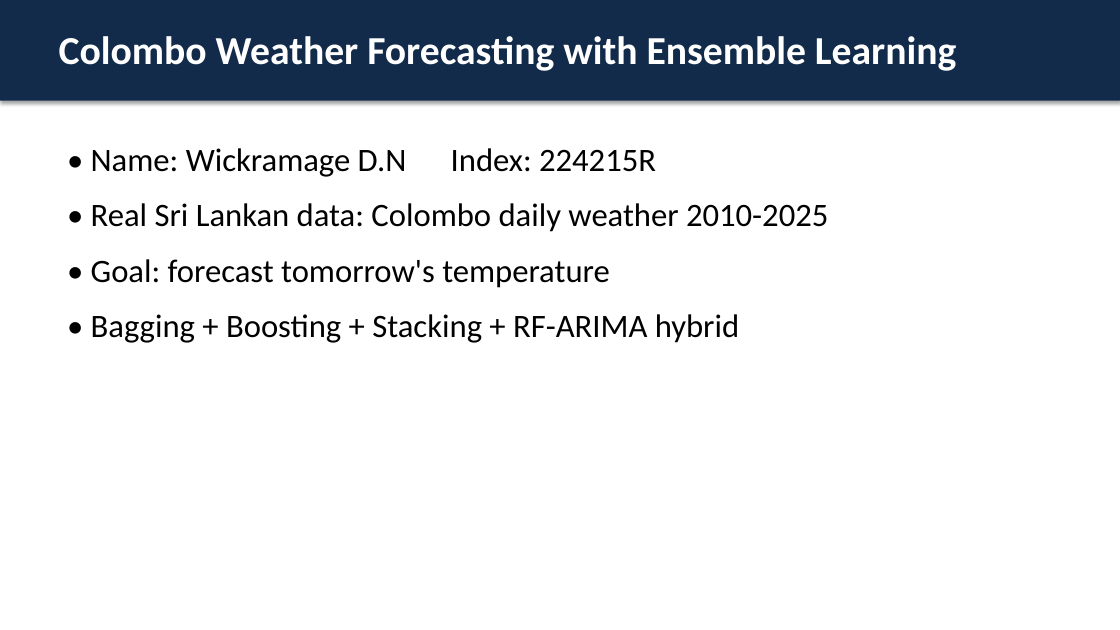
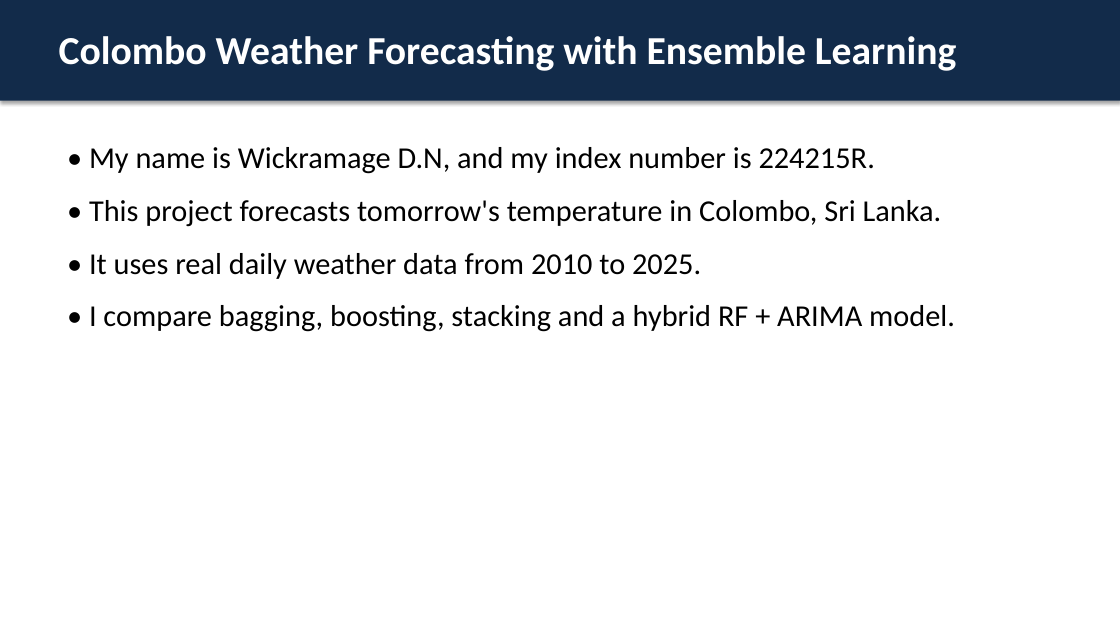
Before and after one commit to Dimashi2002/ensemble-learning-dashboard-lk, a slide deck: slide 1 of slides/Presentation.pptx. Drawn at 1120x630 pixels with LibreOffice and Linux fonts; fonts in the diff are those of the drawing. Boxes give left, top, right and bottom in pixels: in the first picture for what was removed or moved away, otherwise in the second. Text is boxed around its words. In the diff, an @@ line names an element or a change of style, - is before the commit and + after.

```diff
--- a/slides/Presentation.pptx
+++ b/slides/Presentation.pptx
@@ text at box(89, 147, 955, 332): text changed; size 28 to 26 pt @@
-• Name: Wickramage D.N Index: 224215R
-• Real Sri Lankan data: Colombo daily weather 2010-2025
-• Goal: forecast tomorrow's temperature
-• Bagging + Boosting + Stacking + RF-ARIMA hybrid
+• My name is Wickramage D.N, and my index number is 224215R.
+• This project forecasts tomorrow's temperature in Colombo, Sri Lanka.
+• It uses real daily weather data from 2010 to 2025.
+• I compare bagging, boosting, stacking and a hybrid RF + ARIMA model.
```
Also in this commit, not shown: 4 other slides changed, 2 other files.
